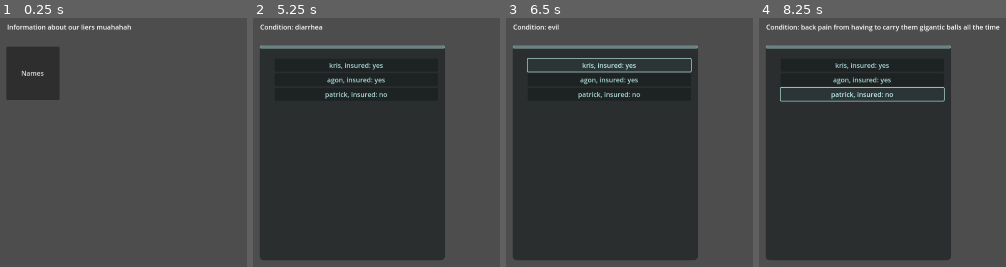
Above: before the commit, frames 1-4 (left to right).
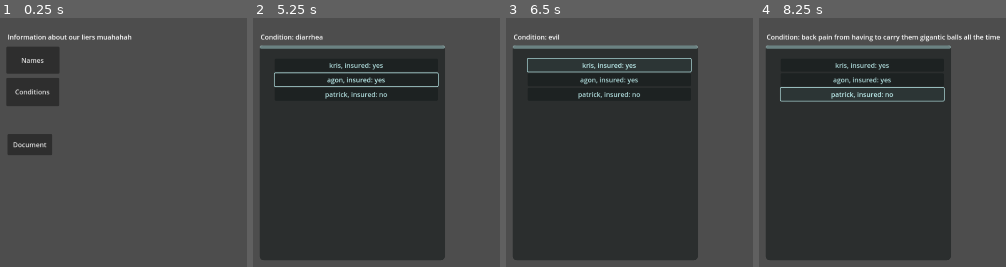
Above: after the commit, the same moments.

Repository: AgonGuri/vacation_please
Game: Godot game, scene res://scenes/pc_ui.tscn
The game is run twice, just before and just after one commit, with the same random seed, the same clock (stepped at 60 frames per second) and the same inputs. The engine's default icon, where the game draws it, is replaced by a stand-in: a white triangle on a blue panel in a dark square.
Inputs (mouse positions are in pixels of both pictures, inside the frame that each line leads up to):
- Up to frame 1 (0.25 s): no input
- Up to frame 2 (5.25 s): click "Names" at 0.5 s; click (outside the picture) at 1.27 s; click "kris, insured: yes" at 2 s; click "agon, insured: yes" at 2.75 s; click "kris, insured: yes" at 3.5 s; click "agon, insured: yes" at 4.25 s; click (outside the picture) at 5.02 s
- Up to frame 3 (6.5 s): click "kris, insured: yes" at 5.75 s
- Up to frame 4 (8.25 s): click "agon, insured: yes" at 6.5 s; click (outside the picture) at 7.27 s; click "patrick, insured: no" at 8 s

The runs differ from the first frame. In frame 1, 3.9% of the frame differs, in the area x 2-54%, y 2-56%; in frame 2, 1.5%; in frame 3, 0.5%; in frame 4, 2.4%.

Commit message:
buttons added

Diff:
--- a/scenes/game_scene.tscn
+++ b/scenes/game_scene.tscn
@@ -1,10 +1,10 @@
-[gd_scene load_steps=6 format=3 uid="uid://bxolwk8n0rwfo"]
+[gd_scene load_steps=6 format=3 uid="uid://d00wv8c617jkq"]
 
 [ext_resource type="Script" uid="uid://bd4ibh4fabtci" path="res://scripts/game_scene.gd" id="1_w5aja"]
 [ext_resource type="Script" uid="uid://bbqlr045k8se6" path="res://scripts/catalogue.gd" id="2_onqr8"]
-[ext_resource type="Texture2D" uid="uid://co4verei2hgtj" path="res://assets/interactable/catalog_1.png" id="2_y3j0m"]
-[ext_resource type="Texture2D" uid="uid://svr384p4hlgd" path="res://assets/interactable/catalog_2.png" id="3_rurhu"]
-[ext_resource type="Texture2D" uid="uid://udilxfegvtjs" path="res://assets/catalogue_stand_in.jpg" id="3_ycayy"]
+[ext_resource type="Texture2D" uid="uid://co4verei2hgtj" path="res://Assets/interactable/catalog_1.png" id="2_y3j0m"]
+[ext_resource type="Texture2D" uid="uid://svr384p4hlgd" path="res://Assets/interactable/catalog_2.png" id="3_rurhu"]
+[ext_resource type="Texture2D" uid="uid://udilxfegvtjs" path="res://Assets/catalogue_stand_in.jpg" id="3_ycayy"]
 
 [node name="game_scene" type="Node2D"]
 script = ExtResource("1_w5aja")
--- a/scenes/pc_ui.tscn
+++ b/scenes/pc_ui.tscn
@@ -1,23 +1,23 @@
-[gd_scene load_steps=3 format=3 uid="uid://boepidkh0v6vi"]
+[gd_scene load_steps=2 format=3 uid="uid://boepidkh0v6vi"]
 
 [ext_resource type="Script" uid="uid://buqdbalrqiqqs" path="res://scripts/pc_ui.gd" id="1_gro16"]
-[ext_resource type="Texture2D" uid="uid://b8my5ra1jwicu" path="res://icon.svg" id="2_yj1s0"]
 
 [node name="MainUI" type="Control"]
 layout_mode = 3
-anchors_preset = 15
 anchor_right = 1.0
 anchor_bottom = 1.0
+offset_right = 1.0
+offset_bottom = 5.0
 grow_horizontal = 2
 grow_vertical = 2
 script = ExtResource("1_gro16")
 
 [node name="Information" type="Label" parent="."]
 layout_mode = 0
-offset_left = 195.0
-offset_top = 10.0
-offset_right = 591.0
-offset_bottom = 48.0
+offset_left = 196.0
+offset_top = 34.0
+offset_right = 592.0
+offset_bottom = 72.0
 text = "Information about our liers muahahah"
 
 [node name="NamesButton" type="Button" parent="."]
@@ -25,7 +25,7 @@
 offset_left = 193.0
 offset_top = 69.0
 offset_right = 321.0
-offset_bottom = 197.0
+offset_bottom = 134.0
 text = "Names"
 
 [node name="NameList" type="VScrollBar" parent="."]
@@ -43,31 +43,32 @@
 offset_right = 428.0
 offset_bottom = 508.0
 
-[node name="ConditionsButton" type="TextureButton" parent="."]
+[node name="ConditionsButton" type="Button" parent="."]
 layout_mode = 0
-offset_left = 203.0
-offset_top = 350.0
-offset_right = 322.0
-offset_bottom = 477.0
-texture_normal = ExtResource("2_yj1s0")
+offset_left = 193.0
+offset_top = 144.0
+offset_right = 320.0
+offset_bottom = 212.0
+text = "Conditions"
 
 [node name="ConditionList" type="VScrollBar" parent="."]
 layout_mode = 0
 offset_left = 196.0
-offset_top = 63.0
-offset_right = 783.0
+offset_top = 71.0
+offset_right = 637.0
 offset_bottom = 589.0
 
 [node name="Conditions" type="VBoxContainer" parent="ConditionList"]
 layout_mode = 0
-offset_left = 18.0
-offset_top = 27.0
-offset_right = 423.0
-offset_bottom = 506.0
+offset_left = 10.0
+offset_top = 19.0
+offset_right = 415.0
+offset_bottom = 498.0
 
-[node name="DocumentButton" type="TextureButton" parent="."]
+[node name="DocumentButton" type="Button" parent="."]
 layout_mode = 0
-offset_left = 653.0
-offset_top = 453.0
-offset_right = 977.0
-offset_bottom = 581.0
+offset_left = 196.0
+offset_top = 279.0
+offset_right = 303.0
+offset_bottom = 330.0
+text = "Document"
--- a/scripts/pc_ui.gd
+++ b/scripts/pc_ui.gd
@@ -30,13 +30,13 @@
 	#conditionsButton.pressed.connect(on_conditions_button_pressed)
 	nameContainer.visible = false
 	conditionContainer.visible = false
-	conditionsButton.visible = false
 
 func on_names_button_pressed():
 	namesButton.visible = false
 	conditionsButton.visible = false
 	conditions.visible = false
 	conditionContainer.visible = false
+	document.visible = false
 	nameContainer.visible = !nameContainer.visible
 	for customer in customer_resource:
 		var button = Button.new()
